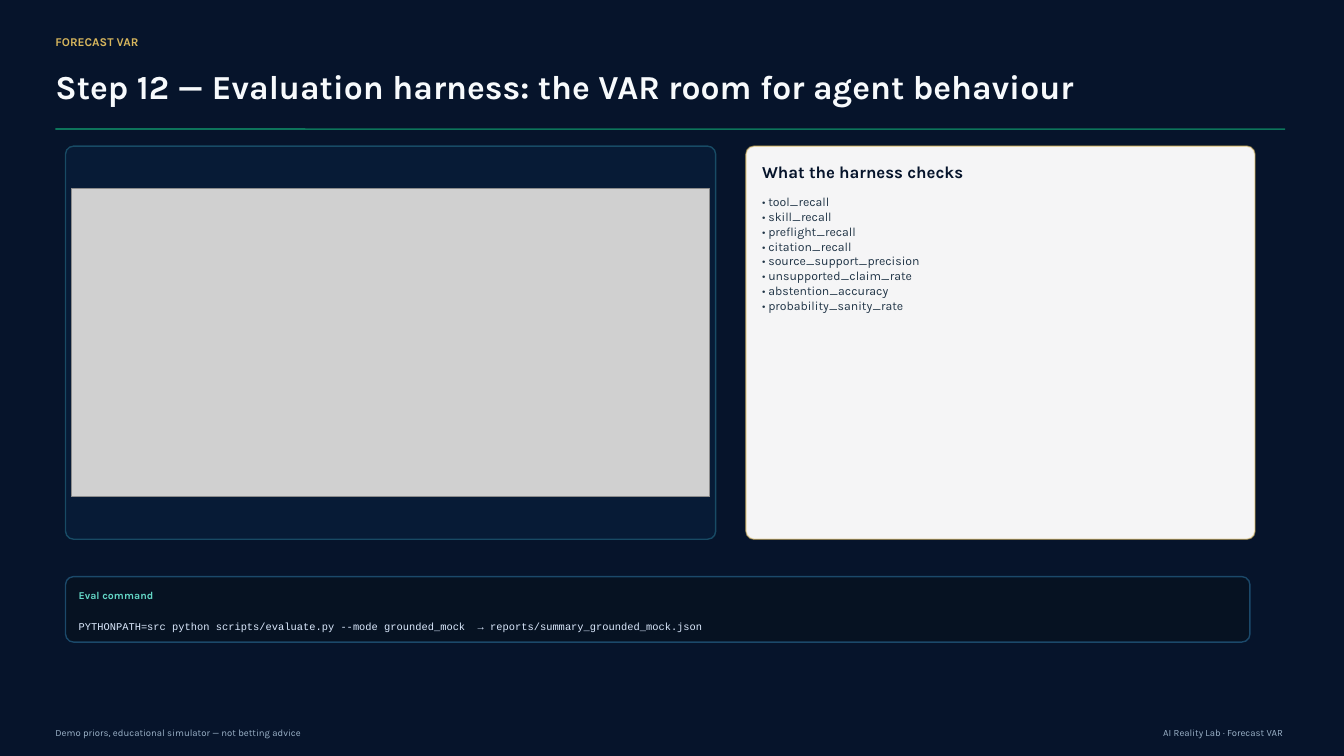
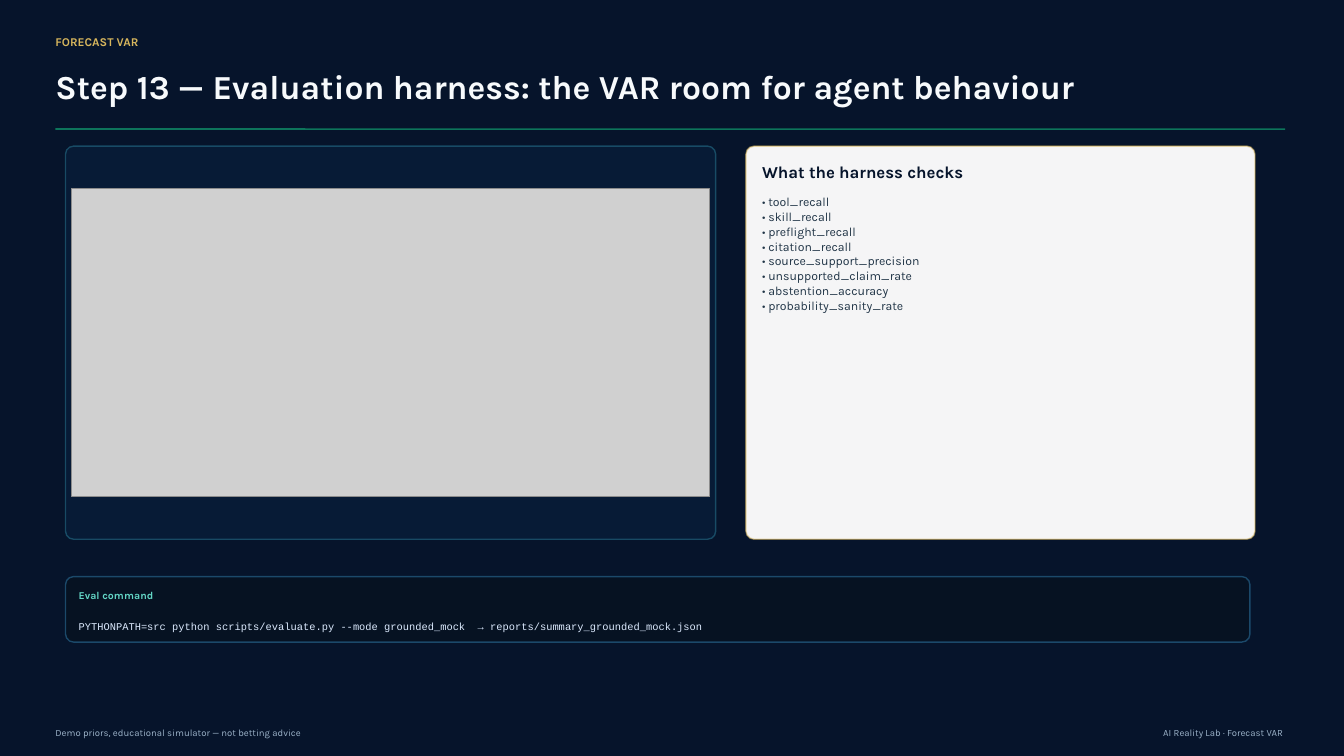
Before and after one commit to monaj07/ai-reality-lab, a slide deck: slide 21 of wc26-forecast-var-agent-episode2/deliverables/new_version/forecast_var_agent_engineering_deck.pptx (slide 20 before the commit). Drawn at 1344x756 pixels with LibreOffice and Linux fonts; fonts in the diff are those of the drawing; grey boxes stand for pictures. Boxes give left, top, right and bottom in pixels: in the first picture for what was removed or moved away, otherwise in the second. Text is boxed around its words. In the diff, an @@ line names an element or a change of style, - is before the commit and + after.

```diff
--- a/wc26-forecast-var-agent-episode2/deliverables/new_version/forecast_var_agent_engineering_deck.pptx
+++ b/wc26-forecast-var-agent-episode2/deliverables/new_version/forecast_var_agent_engineering_deck.pptx
@@ text at [55, 75, 1074, 107]: text changed @@
-Step 12 — Evaluation harness: the VAR room for agent behaviour
+Step 13 — Evaluation harness: the VAR room for agent behaviour
```
Also in this commit, not shown: 12 other slides changed.
